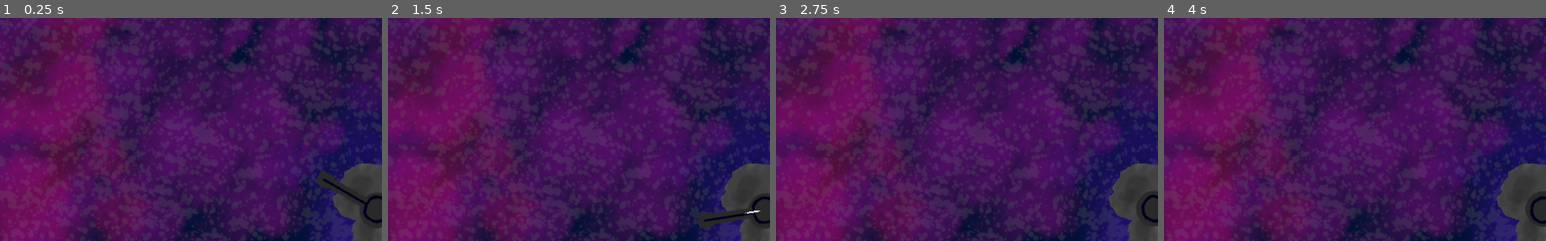
Above: before the commit, frames 1-4 (left to right).
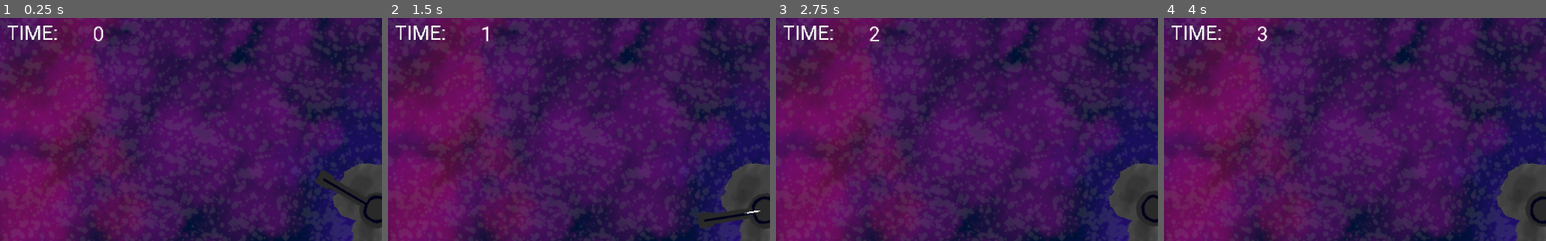
Above: after the commit, the same moments.

Repository: Aroweeri/star_shooter
Game: Godot game, scene res://Node2D.tscn
The game is run twice, just before and just after one commit, with the same random seed, the same clock (stepped at 60 frames per second) and the same inputs.
Inputs (mouse positions are % of the whole screen's width and height, from its top left):
- Up to frame 1 (0.25 s): no input
- Up to frame 2 (1.5 s): tap Enter at 0.5 s; move the mouse to (72, 45) at 0.52 s; click (72, 45) at 0.67 s; move the mouse to (30, 55) at 1.27 s; click (30, 55) at 1.42 s
- Up to frame 3 (2.75 s): move the mouse to (60, 28) at 2.02 s; click (60, 28) at 2.17 s
- Up to frame 4 (4 s): move the mouse to (45, 70) at 2.77 s; click (45, 70) at 2.92 s; move the mouse to (80, 65) at 3.52 s; click (80, 65) at 3.67 s
The pictures show only the part of the screen within x 0-50%, y 7-57%; the shares and areas given below are measured in that part.

The runs differ from the first frame. In frame 1, 0.5% of the frame differs, in the area x 2-27%, y 3-11%; in frame 2, 0.4%; in frame 3, 0.5%; in frame 4, 0.5%.

Commit message:
Add clock

Diff:
--- a/star_shooter/KinematicBody2D_bullet.gd
+++ b/star_shooter/KinematicBody2D_bullet.gd
@@ -26,6 +26,5 @@
 			get_parent().remove_child(self)
 			collision.collider.queue_free()
 			emit_signal("starDestroyed")
-			print("signal emitted")
 		if collision.collider.is_in_group("boundaries"):
 			get_parent().remove_child(self)
--- a/star_shooter/Node2D.tscn
+++ b/star_shooter/Node2D.tscn
@@ -12,6 +12,10 @@
 extents = Vector2( 1755.9, 10 )
 
 [sub_resource type="DynamicFont" id=2]
+size = 40
+font_data = ExtResource( 7 )
+
+[sub_resource type="DynamicFont" id=3]
 size = 40
 font_data = ExtResource( 7 )
 
@@ -122,3 +126,20 @@
 margin_bottom = -351.281
 custom_fonts/font = SubResource( 2 )
 text = "0"
+
+[node name="timeLabel" type="Label" parent="."]
+margin_left = -746.571
+margin_top = -380.801
+margin_right = -643.571
+margin_bottom = -332.801
+custom_fonts/font = SubResource( 3 )
+text = "TIME:"
+
+[node name="time" type="Label" parent="."]
+margin_left = -573.671
+margin_top = -378.901
+margin_right = -470.671
+margin_bottom = -279.901
+custom_fonts/font = SubResource( 3 )
+text = "0
+"
--- a/star_shooter/world.gd
+++ b/star_shooter/world.gd
@@ -22,14 +22,17 @@
 var energyTimer = 0
 var rng = RandomNumberGenerator.new()
 var energy = 20
+var time = 0
 
 # Called every frame. 'delta' is the elapsed time since the previous frame.
 #func _process(delta):
 #	pass
 func _process(delta):
 	$energy.text = str(energy)
+	$time.text = str(int(time))
 	starTimer+=delta
 	energyTimer+=delta
+	time+=delta
 	if(energyTimer >= 1):
 		energy-=1
 		energyTimer = 0;
Not shown: 1 places in star_shooter/Node2D.tscn that only renumber resources
